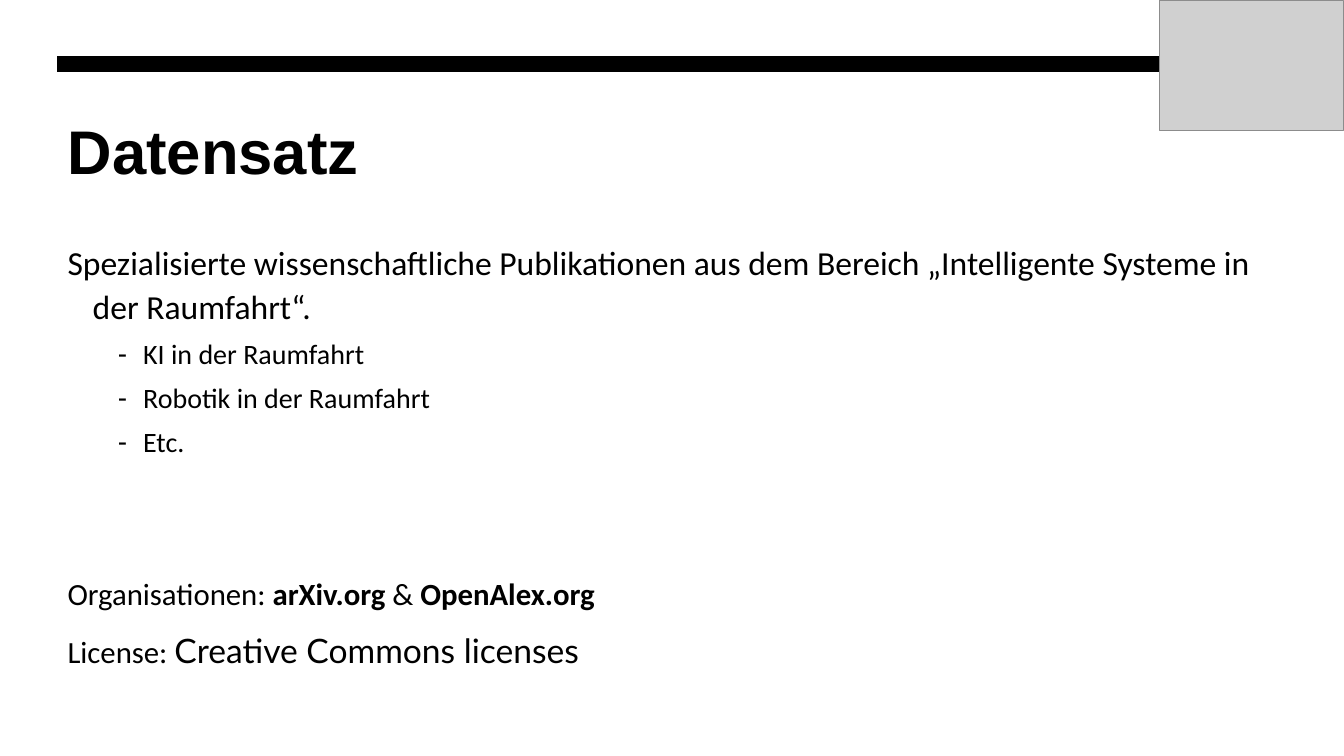
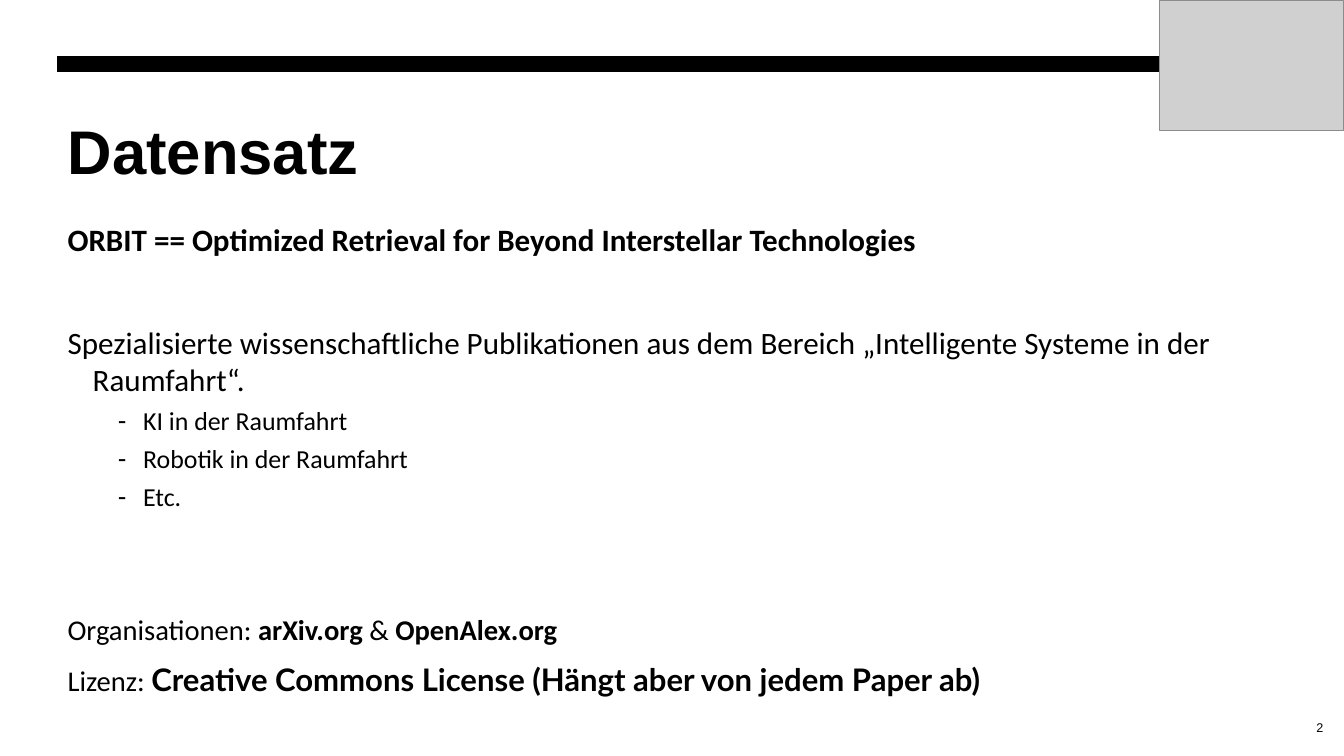
Before and after one commit to PatrykGadziomski/Orbit-Search-Engine, a slide deck: slide 2 of docs/zwischenpräsentation.pptx. Drawn at 1344x756 pixels with LibreOffice and Linux fonts; fonts in the diff are those of the drawing; grey boxes stand for pictures. Boxes give left, top, right and bottom in pixels: in the first picture for what was removed or moved away, otherwise in the second. Text is boxed around its words. In the diff, an @@ line names an element or a change of style, - is before the commit and + after.

```diff
--- a/docs/zwischenpräsentation.pptx
+++ b/docs/zwischenpräsentation.pptx
@@ text at (68,229,916,257): paragraph added @@
+ORBIT == Optimized Retrieval for Beyond Interstellar Technologies
@@ text at (68,332,1210,645): size 24 to 22.2 pt in "Spezialisierte wissenschaftliche Publikationen aus dem Berei ..."; size 20 to 18.5 pt in "KI in der Raumfahrt", "Robotik in der Raumfahrt", "Etc."; size 22 to 20.4 pt in "Organisationen: arXiv.org & OpenAlex.org"; line spacing 1.1 to 1 @@
@@ text at (68,666,980,697): text changed; size 24 to 22.2 pt; bold on @@
-License: Creative Commons licenses
+Lizenz: Creative Commons License (Hängt aber von jedem Paper ab)
@@ page number added at (1316,723,1323,732), 9 pt, text #000000 @@
+2
```
Also in this commit, not shown: 2 other slides changed, 2 slides added, 2 slides removed.
